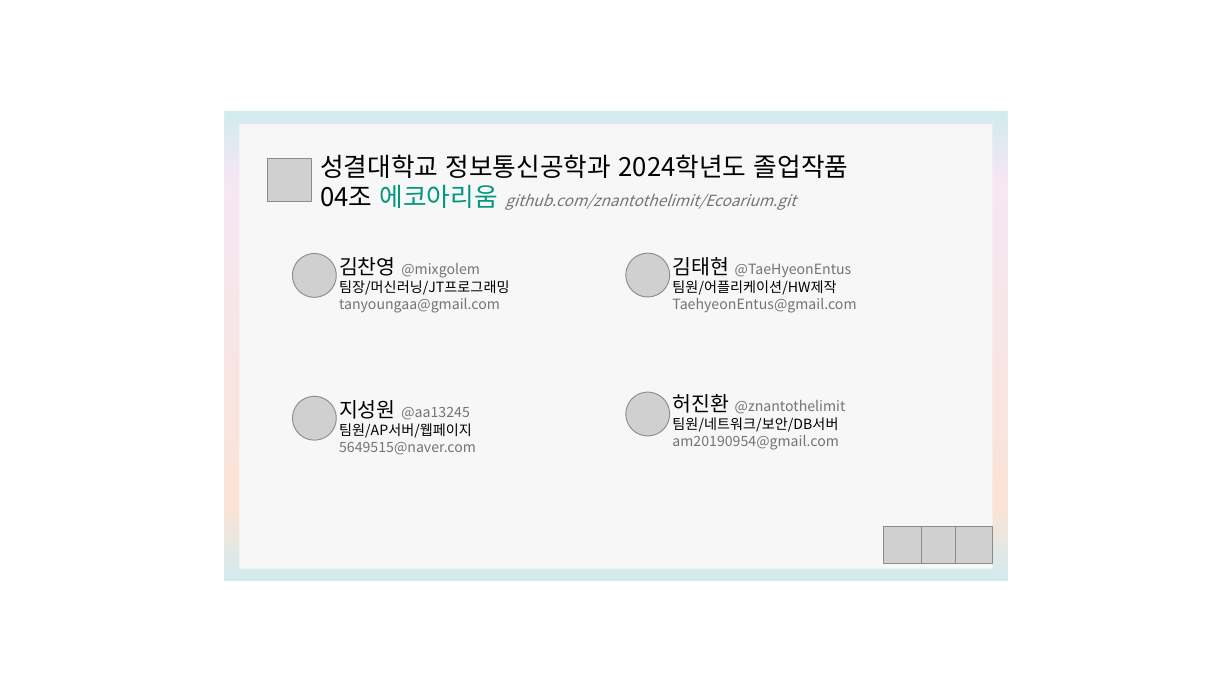
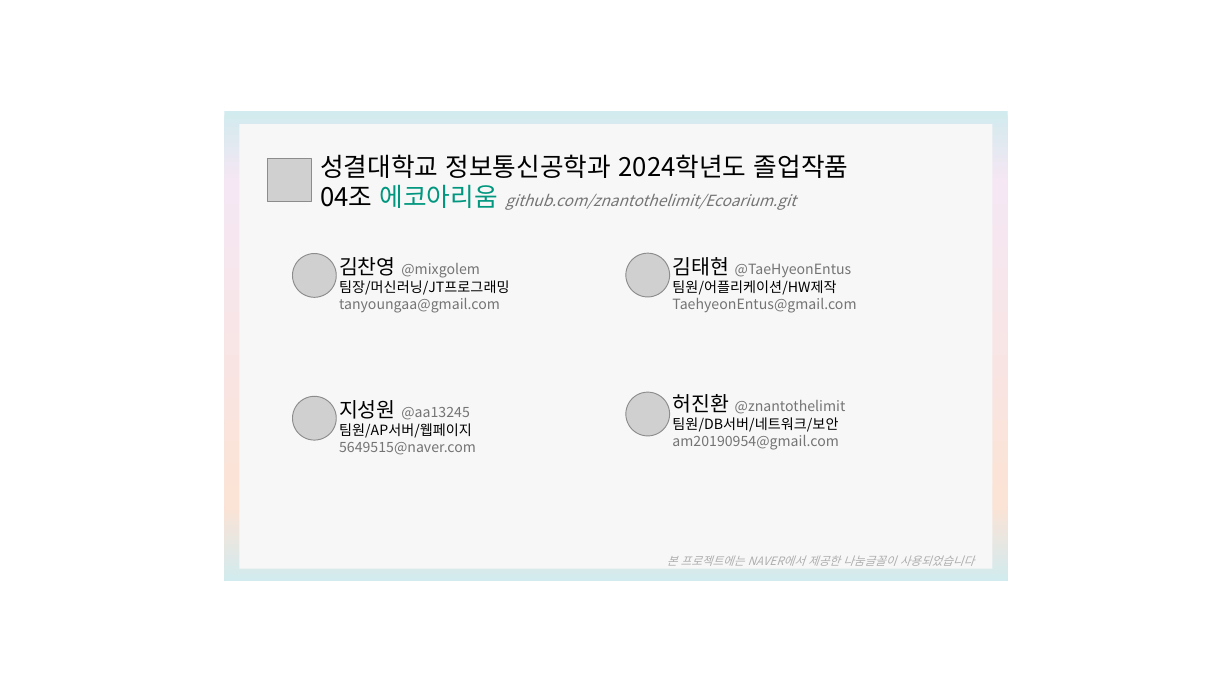
Before and after one commit to znantothelimit/Ecoarium, a slide deck: slide 3 of raspberry_Ecoarium/tkinter_img/ecoarium_imgset.pptx. Drawn at 1232x693 pixels with LibreOffice and Linux fonts; fonts in the diff are those of the drawing; grey boxes stand for pictures. Boxes give left, top, right and bottom in pixels: in the first picture for what was removed or moved away, otherwise in the second. Text is boxed around its words. In the diff, an @@ line names an element or a change of style, - is before the commit and + after.

```diff
--- a/raspberry_Ecoarium/tkinter_img/ecoarium_imgset.pptx
+++ b/raspberry_Ecoarium/tkinter_img/ecoarium_imgset.pptx
@@ text at [672, 417, 838, 432]: text changed @@
-팀원/네트워크/보안/DB서버
+팀원/DB서버/네트워크/보안
@@ picture removed at [884, 527, 933, 564] @@
@@ picture removed at [922, 527, 959, 564] @@
@@ picture removed at [956, 527, 993, 564] @@
@@ text added at [667, 556, 975, 566], 9 pt, text #AEAEAE, italic @@
+본 프로젝트에는 NAVER에서 제공한 나눔글꼴이 사용되었습니다
```
Also in this commit, not shown: 4 other files.
